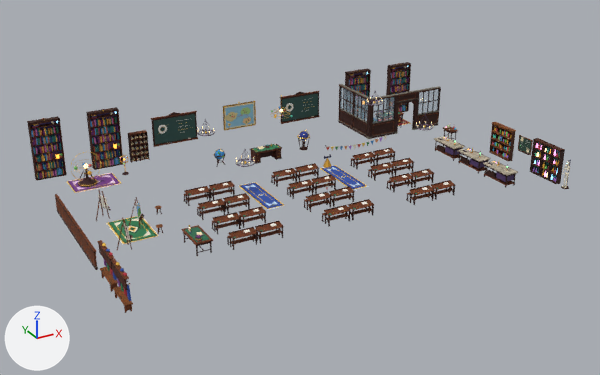
Renders of the glTF model art/town/shops/shop_school_interior.gltf from each side of a commit.
The view is the same before and after, from a 50 mm camera at (-23.4, -32.4, 21.1) aimed at (-0.6, 9.0, 0.4). Lighting does not change. The marker at lower left points along +X, +Y and +Z. The picture after the commit comes second. Objects named as collision shapes, trigger or cutter boxes, shadow casters or lower levels of detail are left out. Vertices at exactly the same position are counted once.

Objects in the first picture: 'shop_school_interior'.
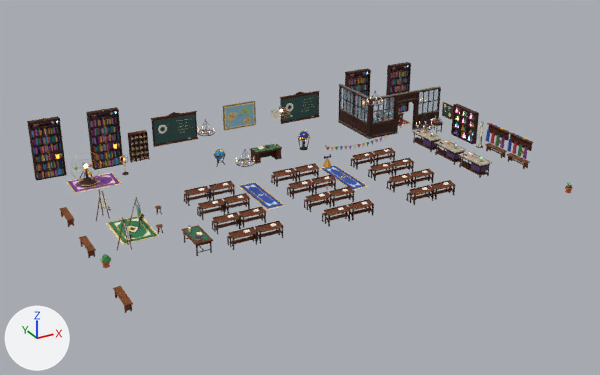
The change, as a list of edits to the scene's bpy script:
```text
Change me_p24:
    used by ob_shop_school_interior; location = (0.0, 0.0, 0.0)
    remove me_p24.from_pydata(...)  # 27982 vertices, 46957 faces; spans x -14.5..14.6, y 0.5..19.1, z 0.0..5.2
    add me_p24.from_pydata(...)  # 27478 vertices, 46229 faces; spans x -14.5..14.6, y 0.6..19.1, z 0.0..5.2
    me_p24 part 1: 369 loose pieces with 5375 vertices, spanning x -14.5..14.5, y 0.5..13.4, z 0.1..2.3, are deleted
    me_p24 part 2: 15 vertices moved within x 14.2..14.4, y 6.7..8.5, z 0.2..2.0; 215 vertices removed from x 14.2..14.5, y 6.6..8.6, z 0.1..2.2; 4316 vertices added at x 10.5..14.5, y 4.9..14.4, z 0.1..2.3
    me_p24 part 3: 78 vertices removed from x -14.5..-14.4, y 5.4..13.4, z 0.1..1.1; 583 vertices added at x -14.5..-13.7, y 5.3..12.7, z 0.1..0.8
    me_p24 part 4: 265 vertices added at x 13.7..14.2, y 0.7..1.2, z 0.1..0.7
    other edits to the shape of me_p24 do not show in these pictures
```

Pixel boxes (x1, y1, x2, y2) of what changed, in the pictures (600 x 375 px):
'shop_school_interior', reshaped: before (27, 62, 571, 313); after (27, 62, 573, 313)
part 1 of me_p24, deleted: before (55, 122, 571, 301)
part 2 of me_p24, built on: before (489, 123, 515, 161); after (412, 102, 533, 178)
part 3 of me_p24, cut back: before (55, 196, 98, 270); after (59, 207, 111, 268)
part 4 of me_p24, added: after (565, 182, 573, 193)
